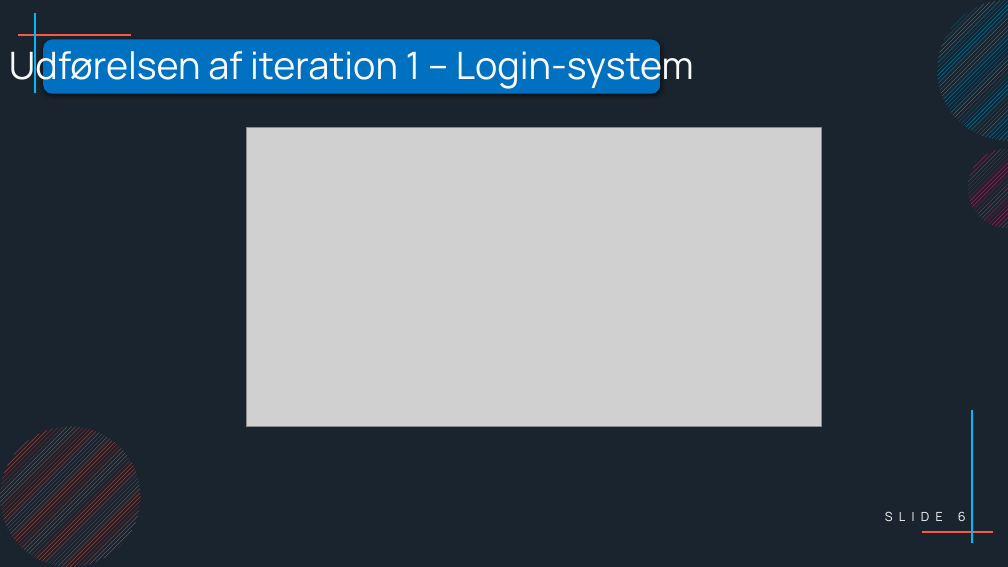
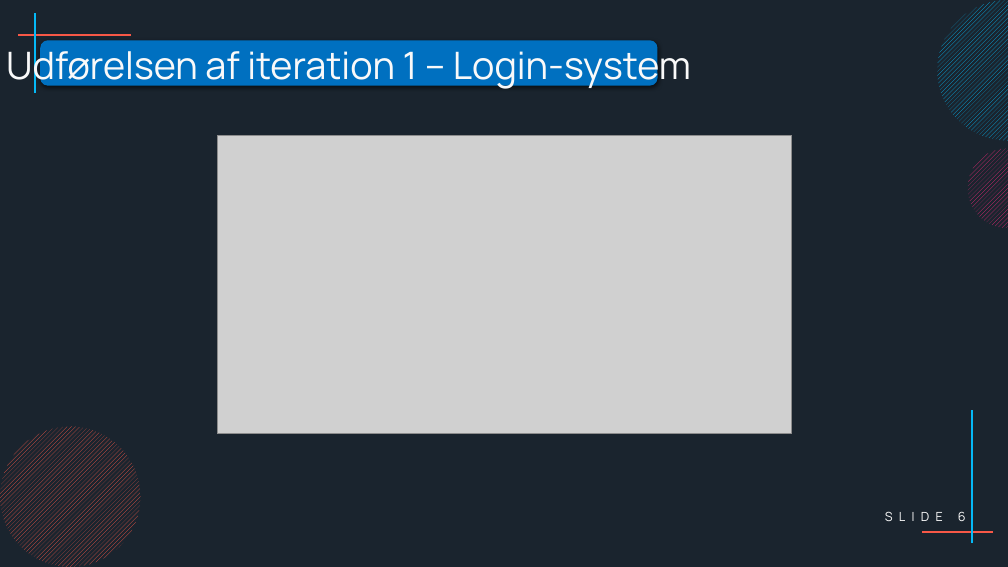
Before and after one commit to ProgrammeringOTGDKlassen/D-klassen-Programmering, a slide deck: slide 6 of Eksamensprojekt - Max/Præsentation/Præsentation af eksamensprojekt.pptx. Drawn at 1008x567 pixels with LibreOffice and Linux fonts; fonts in the diff are those of the drawing; grey boxes stand for pictures. Boxes give left, top, right and bottom in pixels: in the first picture for what was removed or moved away, otherwise in the second. Text is boxed around its words. In the diff, an @@ line names an element or a change of style, - is before the commit and + after.

```diff
--- a/Eksamensprojekt - Max/Præsentation/Præsentation af eksamensprojekt.pptx
+++ b/Eksamensprojekt - Max/Præsentation/Præsentation af eksamensprojekt.pptx
@@ rounded rectangle: place and size @@
-rounded rectangle at (43,39,661,94)
+rounded rectangle at (40,40,658,85)
@@ picture: place and size @@
-picture at (247,128,821,426)
+picture at (217,135,792,434)
```
Also in this commit, not shown: 6 other slides changed, 1 slide added, 1 other file.
